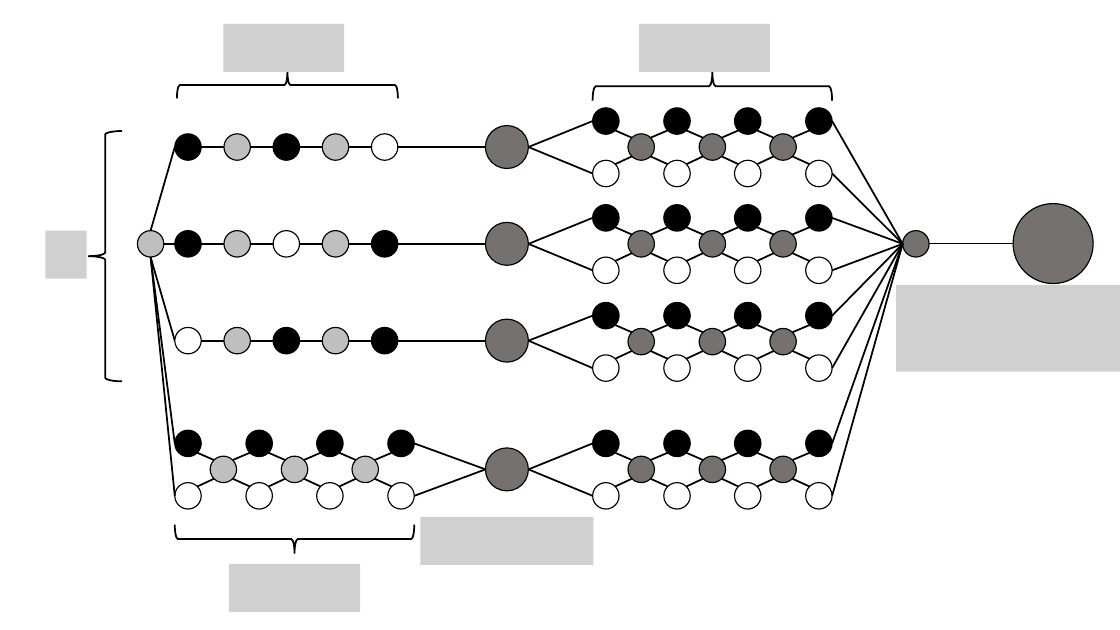
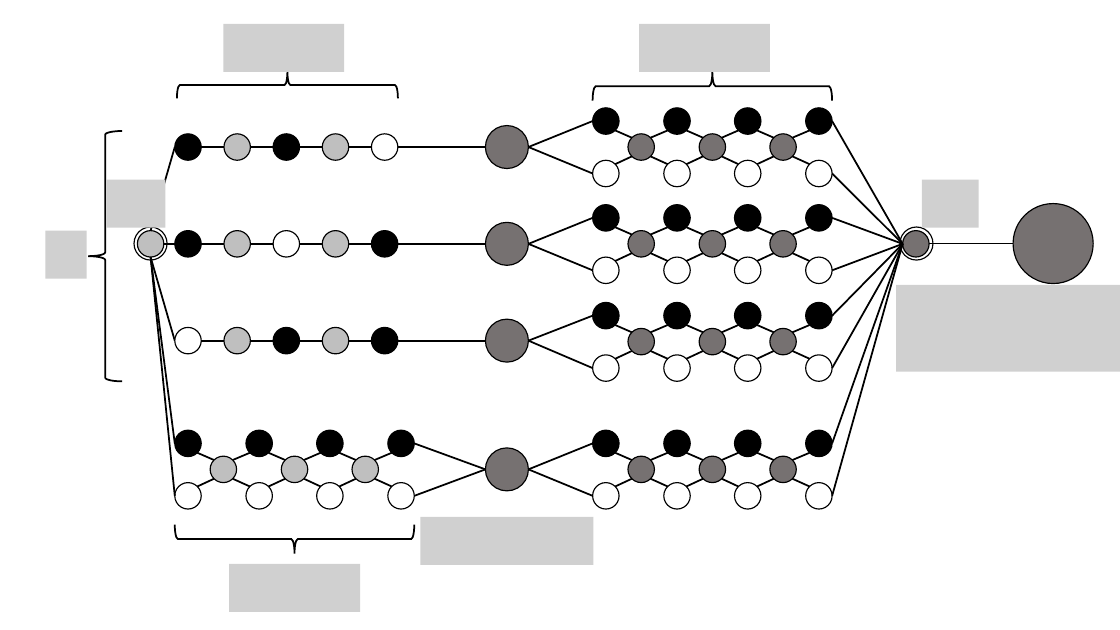
Before and after one commit to MasayaOda/SR, a slide deck: slide 1 of 図作成用パワーポイント/1120figure.pptx. Drawn at 1120x630 pixels with LibreOffice and Linux fonts; fonts in the diff are those of the drawing; grey boxes stand for pictures. Boxes give left, top, right and bottom in pixels: in the first picture for what was removed or moved away, otherwise in the second. Text is boxed around its words. In the diff, an @@ line names an element or a change of style, - is before the commit and + after.

```diff
--- a/図作成用パワーポイント/1120figure.pptx
+++ b/図作成用パワーポイント/1120figure.pptx
@@ picture added at (107, 180, 166, 228) @@
@@ picture added at (923, 180, 979, 228) @@
@@ ellipse added at (134, 227, 167, 260), outline #000000 1 pt @@
@@ ellipse added at (900, 227, 933, 260), outline #000000 1 pt @@
```
Also in this commit, not shown: 1 other slide changed, 2 other files.
